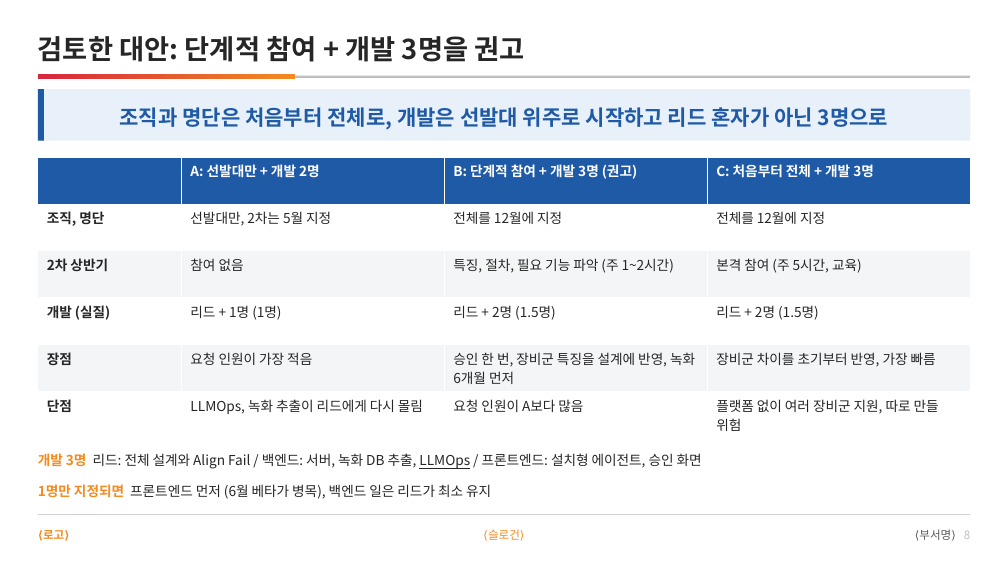
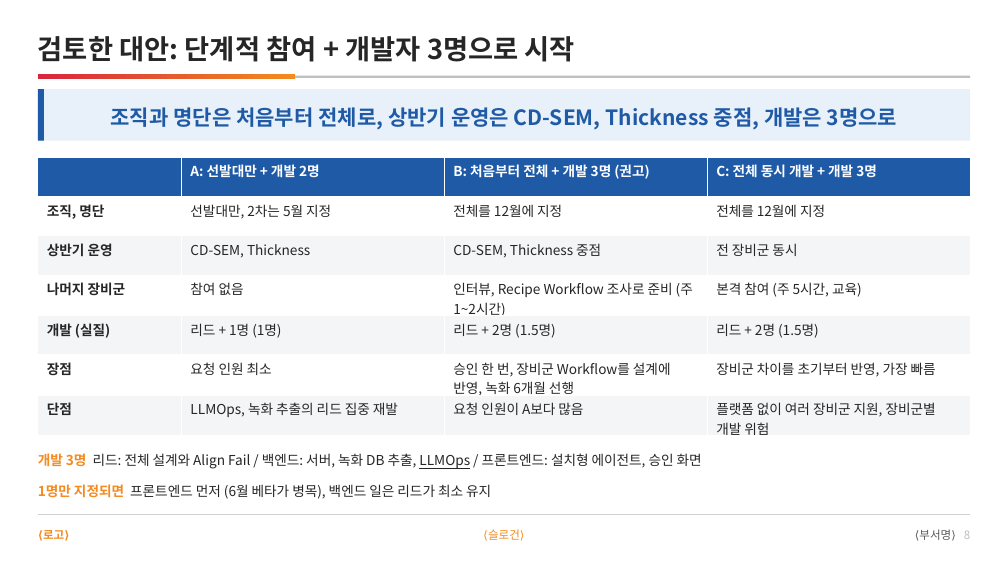
Before and after one commit to DarrenKoi/pm_notes, a slide deck: slide 8 of my-task/arc-tf/deliverables/arc-tf-proposal.pptx. Drawn at 1008x567 pixels with LibreOffice and Linux fonts; fonts in the diff are those of the drawing. Boxes give left, top, right and bottom in pixels: in the first picture for what was removed or moved away, otherwise in the second. Text is boxed around its words. In the diff, an @@ line names an element or a change of style, - is before the commit and + after.

```diff
--- a/my-task/arc-tf/deliverables/arc-tf-proposal.pptx
+++ b/my-task/arc-tf/deliverables/arc-tf-proposal.pptx
@@ text at [38,36,575,62]: text changed @@
-검토한 대안: 단계적 참여 + 개발 3명을 권고
+검토한 대안: 단계적 참여 + 개발자 3명으로 시작
@@ text at [111,107,897,129]: text changed @@
-조직과 명단은 처음부터 전체로, 개발은 선발대 위주로 시작하고 리드 혼자가 아닌 3명으로
+조직과 명단은 처음부터 전체로, 상반기 운영은 CD-SEM, Thickness 중점, 개발은 3명으로
@@ table at [38,157,971,439] @@
-row 1, column 3: B: 단계적 참여 + 개발 3명 (권고)
+row 1, column 3: B: 처음부터 전체 + 개발 3명 (권고)
-row 1, column 4: C: 처음부터 전체 + 개발 3명
+row 1, column 4: C: 전체 동시 개발 + 개발 3명
-row 3: 2차 상반기 | 참여 없음 | 특징, 절차, 필요 기능 파악 (주 1~2시간) | 본격 참여 (주 5시간, 교육)
+row 3: 상반기 운영 | CD-SEM, Thickness | CD-SEM, Thickness 중점 | 전 장비군 동시
+row 4: 나머지 장비군 | 참여 없음 | 인터뷰, Recipe Workflow 조사로 준비 (주 1~2시간) | 본격 참여 (주 5시간, 교육)
-row 6, column 2: 요청 인원이 가장 적음
+row 6, column 2: 요청 인원 최소
-row 6, column 3: 승인 한 번, 장비군 특징을 설계에 반영, 녹화 6개월 먼저
+row 6, column 3: 승인 한 번, 장비군 Workflow를 설계에 반영, 녹화 6개월 선행
-row 7, column 2: LLMOps, 녹화 추출이 리드에게 다시 몰림
+row 7, column 2: LLMOps, 녹화 추출의 리드 집중 재발
-row 7, column 4: 플랫폼 없이 여러 장비군 지원, 따로 만들 위험
+row 7, column 4: 플랫폼 없이 여러 장비군 지원, 장비군별 개발 위험
```
Also in this commit, not shown: 8 other slides changed, 14 other files.
